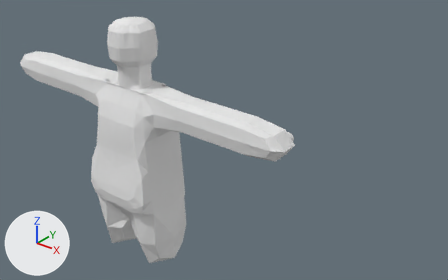
An edit to the Blender file Assets/Models/Player.blend, drawn before and after from the same camera.
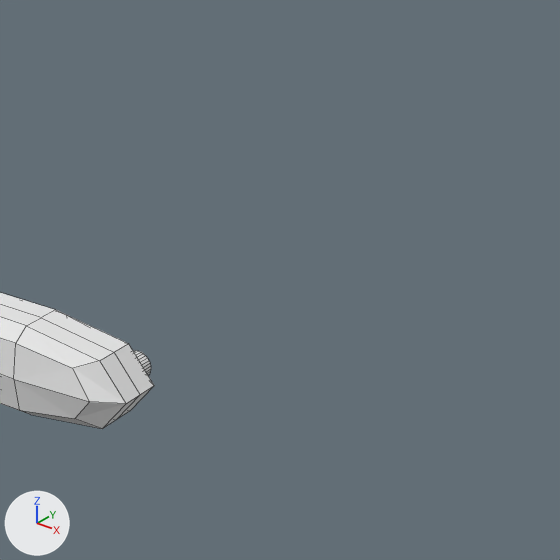
Old and new are each drawn whole from a camera (50 mm lens) standing at (3.68, -13.14, 8.78) and looking at (-4.18, -3.31, 2.69) and again close up on the part from 53% to 100% of the width and 0% to 75% of the height. Lighting does not change. The marker at lower left points along +X, +Y and +Z. The close-ups show mesh edges as thin lines.

In view in the first close-up: 'Sword'.
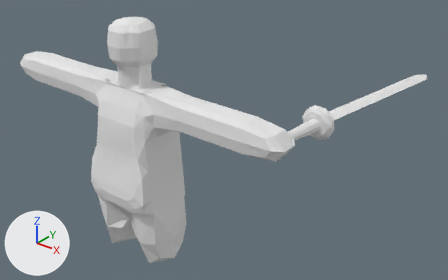
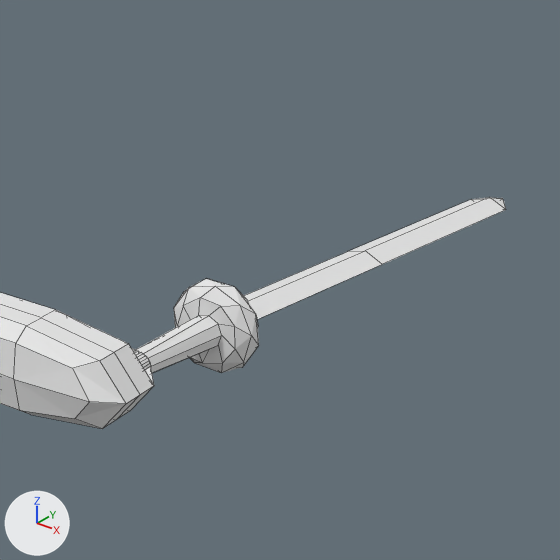
Boxes (x1, y1, x2, y2) around the edits, measured in the close-ups (560 x 560 px):
'Sword', reshaped: before (0, 293, 154, 429); after (0, 197, 506, 429)
part 1 of me_cube_003, built on: after (131, 197, 506, 384)

Edits to the bpy script that builds the scene:
```text
Change me_cube_003:
    used by ob_sword; location = (-4.849, -5.231, 3.319); scale = (1.01, 0.735, 1.64)
    remove me_cube_003.from_pydata(...)  # 103 vertices, 66 faces; spans x 2.07..3.58, y -0.48..0.46, z 0.32..0.7
    add me_cube_003.from_pydata(...)  # 203 vertices, 176 faces, 4 loose edges; spans x 2.07..4.12, y -0.48..6.26, z 0.32..0.78
    me_cube_003 part 1
    1 face is deleted
    100 vertices are added at x 3.11..4.12, y 1.22..6.26, z 0.32..0.78
    4 loose edges are added
    111 new faces join them
```
